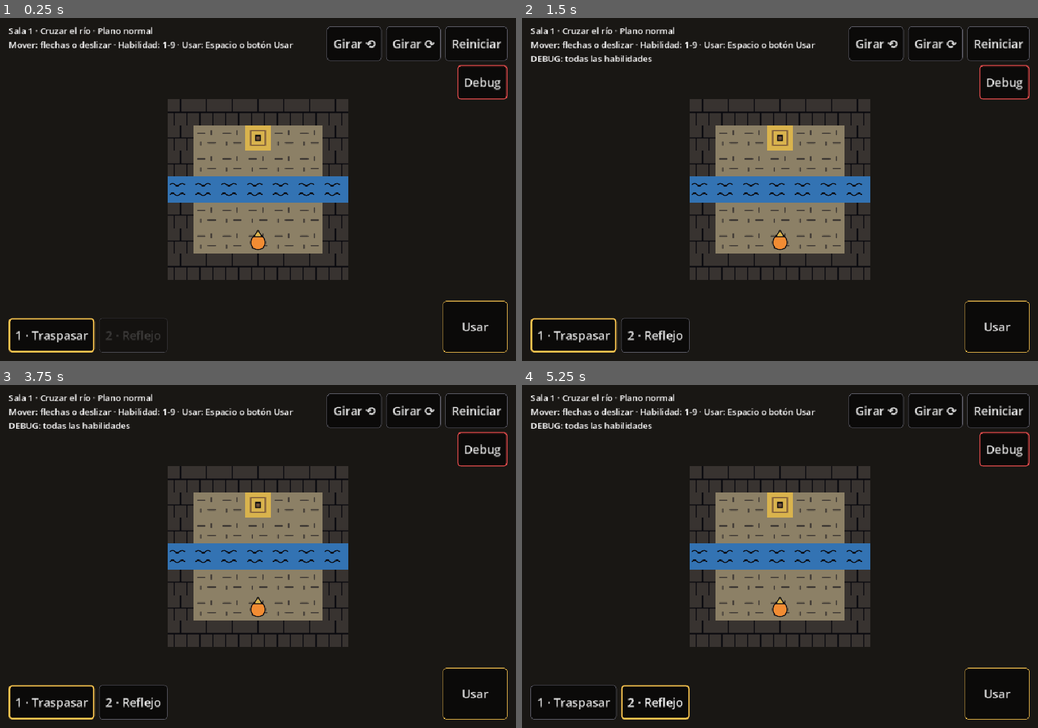
Above: before the commit, frames 1-4 (two rows, left to right).
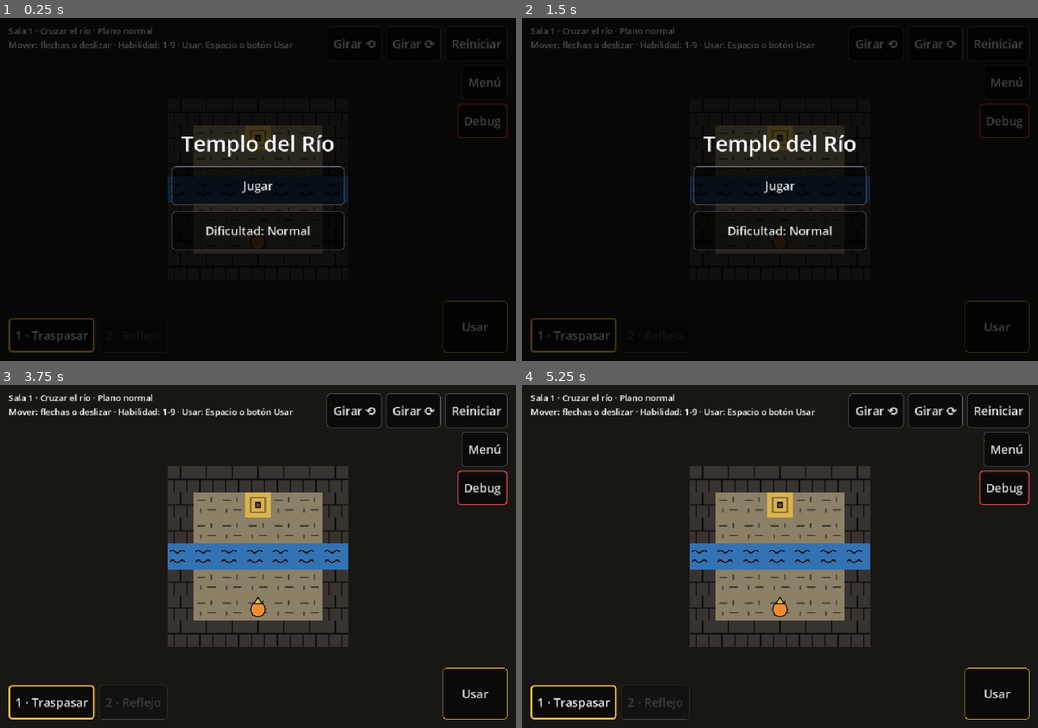
Above: after the commit, the same moments.

Repository: AngeloCS19/Juego
Game: Godot game, scene res://main.tscn
Two runs of this game, one before a commit and one after it. Both use one fixed random seed, a clock stepped at 60 frames per second and the inputs below.
Inputs (mouse positions are in pixels of both pictures, inside the frame that each line leads up to):
- Up to frame 1 (0.25 s): no input
- Up to frame 2 (1.5 s): click (1007, 83) at 0.5 s, where only the run after the commit has a clickable "Menú"; click "Reiniciar" at 1.25 s
- Up to frame 3 (3.75 s): click "Reiniciar" at 2 s; click "Reiniciar" at 2.75 s; click (258, 553) at 3.5 s, where only the run after the commit has a clickable "Jugar"
- Up to frame 4 (5.25 s): click "1 · Traspasar" at 4.25 s; click "2 · Reflejo" (after the commit: "1 · Traspasar") at 5 s

The runs differ from the first frame. In frame 1, 20% of the frame differs, in the area x 1-99%, y 2-98%; in frame 2, 20%; in frame 3, 1.0%; in frame 4, 1.4%.

Commit message:
Mecánica: Narciso en tiempo real, menús, derrota y prendas opcionales
- Normal y difícil son en tiempo real; normal es más lento.
- Narciso rompe cada tanto las piedras sin marcar y las vuelve a lanzar.
- Arenas del jefe simétricas (3 filas por lado).
- Menú inicial, pausa (Esc o botón Menú) con la dificultad, y ventana de derrota.
- Prendas opcionales: la salida siempre abre, el altar solo trae las recogidas
  y tiene salida aunque no se complete.

Co-Authored-By: Claude Opus 5.5 (1M context) <noreply@anthropic.com>
Claude-Session: https://claude.ai/code/session_01QNBHx1TncRg12kocjdi3BF

Diff:
--- a/salas/rio_altar.json
+++ b/salas/rio_altar.json
@@ -4,7 +4,7 @@
 	"exterior": true,
 	"mapa": [
 		"###########",
-		"#.........#",
+		"#.........E",
 		"#.........#",
 		"#.........#",
 		"#.........#",
@@ -31,5 +31,5 @@
 		"cinto": [4, 9],
 		"sandalias": [5, 8]
 	},
-	"solucion": "UUUREEEFLLLDDREEDRUEFDRRRRRULEEEFRURRULEEULDEF"
+	"solucion": "UUUREEEFLLLDDREEDRUEFDRRRRRULEEEFRURRULEEULDEFURRRR"
 }
--- a/salas/rio_jefe.json
+++ b/salas/rio_jefe.json
@@ -12,10 +12,9 @@
 				"#.............#",
 				"#.............#",
 				"#.............#",
-				"#.............#",
 				"###############"
 			],
-			"jugador": [7, 8],
+			"jugador": [7, 7],
 			"plano_espiritual": { "tipo": "reflexion", "eje": "horizontal", "valor": 4 },
 			"piedras": [{ "pos": [7, 6] }],
 			"camino": [[2, 2], [3, 2], [4, 2], [5, 2], [6, 2], [7, 2], [8, 2], [9, 2], [10, 2], [11, 2], [12, 2], [11, 2], [10, 2], [9, 2], [8, 2], [7, 2], [6, 2], [5, 2], [4, 2], [3, 2]],
@@ -34,10 +33,9 @@
 				"#.............#",
 				"#.............#",
 				"#.............#",
-				"#.............#",
 				"###############"
 			],
-			"jugador": [7, 8],
+			"jugador": [7, 7],
 			"plano_espiritual": { "tipo": "reflexion", "eje": "horizontal", "valor": 4 },
 			"piedras": [{ "pos": [6, 6] }],
 			"camino": [[3, 1], [4, 1], [5, 1], [6, 1], [7, 1], [8, 1], [9, 1], [10, 1], [11, 1], [11, 2], [11, 3], [10, 3], [9, 3], [8, 3], [7, 3], [6, 3], [5, 3], [4, 3], [3, 3], [3, 2]],
@@ -68,5 +66,5 @@
 			"golpes": 2
 		}
 	],
-	"solucion": "UUFUUUUUUUPPULLLFLLLLLLLLLLLLLLLLLLLLLLLPULUEFUUUUUUUUUUUUUUUUUUUUUUUUUPPULLDLFLLLLPRRFRRRPPURRRULEFLLLLLLLLLLLLLLLLLLP"
+	"solucion": "UFUUUUUUUUPPULLLDULLFLLLLLLLLLLLLLLLLLLLLLLLPLUEFUUUUUUUUUUUUUUUUUUUUUUUUUUPPRRREREFRRRRRRRRRRRRRRRRRRRRRRRPRRFRRRPPURRRULEDDDDDDDUUUURULEDDDDDDDUUUURULEDDDDUUURRRRULEFLLLLLLLLLLLLLLLLLPPDDDDDRULEFP"
 }
--- a/scripts/main.gd
+++ b/scripts/main.gd
@@ -31,7 +31,8 @@
 const FONDO_ESPIRITUAL := Color(0.03, 0.06, 0.12)
 const UMBRAL_DESLIZAR := 30.0  # píxeles: un toque que se mueve menos que esto no es deslizar
 const TIEMPO_EMPUJE := 0.3  # segundos que hay que sostener la dirección para empujar una piedra
-const RITMO_DIFICIL := 0.6  # segundos por turno de Narciso (jefe y huida) en dificultad difícil
+const RITMO_NORMAL := 1.0  # segundos por turno de Narciso (jefe y huida) en dificultad normal
+const RITMO_DIFICIL := 0.6  # en difícil se mueve más rápido y sus piedras caen antes
 const ID_HABILIDADES := 1000  # opción "Todas las habilidades" del menú debug; las salas usan su índice
 const TECLAS_DIRECCION := {
 	KEY_UP: Vector2i.UP, KEY_W: Vector2i.UP, KEY_DOWN: Vector2i.DOWN, KEY_S: Vector2i.DOWN,
@@ -48,10 +49,11 @@
 var _empuje := 0.0  # cuánto tiempo lleva sostenida la dirección hacia una piedra
 var _tween_giro: Tween
 var _todas_habilidades := false  # modo debug: todas las habilidades en cualquier sala
-var dificil := false  # dificultad del jefe: normal es por turnos, difícil en tiempo real
+var dificil := false  # dificultad de Narciso: en las dos se mueve solo, en difícil más rápido
 var _derrotas := 0  # derrotas seguidas ante Narciso en difícil
 var _marcador: Label  # corazones y pétalos durante el jefe
-var _boton_dificultad: Button
+var _menu: Menu
+var _empezada := false  # si ya se tocó Jugar: el menú inicial ofrece Continuar
 var prendas: Array[String] = []  # prendas de Narciso que el jugador ya sacó de su sala
 
 @onready var pivote: Node2D = $Pivote
@@ -59,6 +61,10 @@
 
 
 func _ready() -> void:
+	# Con un menú abierto el juego se pausa (get_tree().paused). Main y la interfaz siguen
+	# funcionando (ALWAYS) para atender los botones; la sala, dentro de Pivote, se detiene con todo y su reloj.
+	process_mode = Node.PROCESS_MODE_ALWAYS
+	pivote.process_mode = Node.PROCESS_MODE_PAUSABLE
 	var lista: Array[Habilidad] = [Traspasar.new(), Reflejo.new()]
 	barra = BarraHabilidades.new(lista)
 	barra.pedida.connect(_elegir)
@@ -66,6 +72,7 @@
 	get_viewport().size_changed.connect(_centrar)
 	_centrar()
 	_cargar_sala()
+	_menu_inicio()
 
 
 ## Controles en pantalla para jugar con el dedo (o con el mouse en la PC).
@@ -90,9 +97,9 @@
 	var esquina := VBoxContainer.new()
 	esquina.add_theme_constant_override("separation", 8)
 	esquina.add_child(acciones)
-	_boton_dificultad = BarraHabilidades.crear_boton("", _cambiar_dificultad)
-	_boton_dificultad.size_flags_horizontal = Control.SIZE_SHRINK_END
-	esquina.add_child(_boton_dificultad)
+	var boton_menu := BarraHabilidades.crear_boton("Menú", _menu_pausa)  # en el celular no hay Esc
+	boton_menu.size_flags_horizontal = Control.SIZE_SHRINK_END
+	esquina.add_child(boton_menu)
 	if OS.is_debug_build():
 		var debug := _crear_menu_debug()
 		debug.size_flags_horizontal = Control.SIZE_SHRINK_END
@@ -107,6 +114,9 @@
 	_marcador.mouse_filter = Control.MOUSE_FILTER_IGNORE
 	_marcador.add_theme_color_override("font_color", Color(1, 0.85, 0.5))
 	pantalla.add_child(_marcador)  # va justo debajo del texto de arriba (ver _process)
+
+	_menu = Menu.new()
+	$Interfaz.add_child(_menu)  # se agrega al final para quedar encima de todo
 
 
 ## Menú solo para el desarrollador: saltar a cualquier sala y desbloquear todas las habilidades.
@@ -165,15 +175,16 @@
 	sala.caida.connect(_on_caida)
 	sala.prenda_recogida.connect(_on_prenda_recogida)
 	pivote.add_child(sala)
-	# La dificultad solo existe donde Narciso actúa: el jefe y la huida.
-	var con_narciso := sala is SalaJefe or sala is SalaHuida
-	_boton_dificultad.visible = con_narciso
-	if con_narciso:
+	# Donde Narciso actúa (jefe y huida) el tiempo corre solo; la dificultad elige qué tan rápido.
+	if sala is SalaJefe or sala is SalaHuida:
 		sala.derrota.connect(_on_derrota)
-		sala.usar_tiempo_real(dificil, RITMO_DIFICIL)
+		sala.usar_tiempo_real(true, _ritmo())
 	if sala is SalaJefe:
 		sala.golpeado.connect(func(): etiqueta.text += "\nNarciso se vio en el reflejo y perdió pétalos.")
-	_pintar_dificultad()
+		sala.rompio.connect(func(): etiqueta.text += "\nNarciso rompió las piedras sin marcar.")
+	if sala is SalaAltar:
+		sala.usar_prendas(prendas)
+		sala.descanso.connect(func(): etiqueta.text += "\nNarciso por fin se ve vestido, y su alma descansa: crece un narciso.")
 	var todas := ["traspasar", "reflejo"]
 	barra.configurar(todas if _todas_habilidades else sala.datos.get("habilidades", todas))
 	_on_plano_cambiado(false)
@@ -182,6 +193,14 @@
 # shortcut: teclas fijas en código; pasarlas al Mapa de Entrada del proyecto cuando haya control de mando.
 func _unhandled_input(evento: InputEvent) -> void:
 	if not (evento is InputEventKey and evento.pressed and not evento.echo):
+		return
+	if evento.keycode == KEY_ESCAPE:
+		if _menu.visible:
+			_seguir()
+		else:
+			_menu_pausa()
+		return
+	if _menu.visible:
 		return
 	if evento.keycode in TECLAS_DIRECCION:
 		_mover(TECLAS_DIRECCION[evento.keycode])
@@ -242,6 +261,8 @@
 func _process(delta: float) -> void:
 	_marcador.text = sala.estado()
 	_marcador.position = etiqueta.position + Vector2(0, etiqueta.size.y)
+	if _menu.visible:
+		return
 	var dir := _a_mundo(_direccion_sostenida())
 	if dir != Vector2i.ZERO and dir == sala.mirando and sala.hay_empujable_enfrente():
 		_empuje += delta
@@ -298,31 +319,84 @@
 		etiqueta.text += "\nDEBUG: todas las habilidades"
 
 
-func _on_caida() -> void:
-	etiqueta.text += "\nCaíste: volviste al plano normal sobre el vacío o el agua."
-
-
-func _cambiar_dificultad() -> void:
+## Abre una ventana del menú y pausa el juego.
+func _abrir(titulo: String, texto: String, opciones: Array) -> void:
+	get_tree().paused = true
+	_dedo_abajo = false
+	_menu.mostrar(titulo, texto, opciones)
+
+
+func _seguir() -> void:
+	_menu.hide()
+	get_tree().paused = false
+
+
+func _menu_inicio() -> void:
+	var opciones := []
+	if _empezada:
+		opciones.append(["Continuar", _seguir])
+		opciones.append(["Empezar de nuevo", _nueva_partida])
+	else:
+		opciones.append(["Jugar", func(): _empezada = true; _seguir()])
+	opciones.append([_texto_dificultad(), _cambiar_dificultad.bind(_menu_inicio)])
+	_abrir("Templo del Río", "", opciones)
+
+
+func _menu_pausa() -> void:
+	_abrir("Pausa", "Esc o el botón Menú abren esta ventana.", [
+		["Seguir", _seguir],
+		[_texto_dificultad(), _cambiar_dificultad.bind(_menu_pausa)],
+		["Menú inicial", _menu_inicio],
+	])
+
+
+## Perder siempre muestra esta ventana. La sala (o la fase, o el tramo) ya volvió a empezar,
+## así que Reintentar solo cierra la ventana: ese es el punto de control.
+func _menu_derrota(motivo: String) -> void:
+	var opciones := [["Reintentar", _seguir], ["Menú inicial", _menu_inicio]]
+	if sala.tiempo_real:  # perdió contra Narciso: puede bajar la velocidad desde aquí
+		opciones.append([_texto_dificultad(), _cambiar_dificultad.bind(_menu_derrota.bind(motivo))])
+	_abrir("Derrota", motivo, opciones)
+
+
+func _nueva_partida() -> void:
+	indice = 0
+	prendas.clear()
+	set_process_unhandled_input(true)  # por si ya se había terminado el templo
+	_cargar_sala()
+	_seguir()
+
+
+func _texto_dificultad() -> String:
+	return "Dificultad: Difícil" if dificil else "Dificultad: Normal"
+
+
+## La dificultad solo cambia la velocidad de Narciso; las salas de puzzle no cambian.
+## "volver" vuelve a dibujar el menú desde donde se cambió, con el texto nuevo.
+func _cambiar_dificultad(volver: Callable) -> void:
 	dificil = not dificil
 	_derrotas = 0
-	sala.usar_tiempo_real(dificil, RITMO_DIFICIL)
-	_pintar_dificultad()
-
-
-func _pintar_dificultad() -> void:
-	_boton_dificultad.text = "Difícil" if dificil else "Normal"
+	if sala.tiempo_real:
+		sala.usar_tiempo_real(true, _ritmo())
+	volver.call()
+
+
+func _ritmo() -> float:
+	return RITMO_DIFICIL if dificil else RITMO_NORMAL
+
+
+func _on_caida() -> void:
+	_menu_derrota("Caíste: volviste al plano normal sobre el vacío o el agua.")
 
 
 ## Perder no castiga: después de varias derrotas seguidas en difícil se sugiere normal.
 func _on_derrota() -> void:
-	if sala is SalaHuida:
-		etiqueta.text += "\nNarciso te alcanzó: este tramo empieza otra vez."
-	else:
-		etiqueta.text += "\nNarciso te venció: la fase empieza otra vez."
+	var motivo := "Narciso te alcanzó: este tramo empieza otra vez." if sala is SalaHuida else "Narciso te venció: la fase empieza otra vez."
 	if dificil:
 		_derrotas += 1
 		if _derrotas >= 5:
-			etiqueta.text += "\n¿Muy rápido? Toca el botón Difícil para jugar en Normal, por turnos."
+			motivo += "\n¿Muy rápido? Prueba la dificultad Normal."
+	_menu_derrota(motivo)
 
 
 func _on_prenda_recogida(nombre: String) -> void:
@@ -331,11 +405,12 @@
 
 func _on_sala_completada() -> void:
 	# La prenda cuenta al salir de la sala: si el jugador cae y la sala se reinicia, hay que recogerla otra vez.
-	if sala.datos.has("prenda") and not sala.datos["prenda"]["nombre"] in prendas:
+	if sala.datos.has("prenda") and sala.prenda_tomada and not sala.datos["prenda"]["nombre"] in prendas:
 		prendas.append(sala.datos["prenda"]["nombre"])
 	indice += 1
 	if indice < SALAS.size():
 		_cargar_sala.call_deferred()  # diferido: la sala que avisa todavía está ejecutando su código
 	else:
 		set_process_unhandled_input(false)
-		etiqueta.text = "Narciso por fin se ve vestido, y su alma descansa: crece un narciso.\nTemplo del Río completado. Pronto: el espíritu que gira."
+		var cierre := "Narciso descansa en paz." if sala is SalaAltar and sala.en_paz else "El espíritu de Narciso sigue esperando sus prendas junto al estanque."
+		etiqueta.text = cierre + "\nTemplo del Río completado. Pronto: el espíritu que gira."
--- /dev/null
+++ b/scripts/menu.gd
@@ -0,0 +1,50 @@
+class_name Menu
+extends Control
+## Ventana sobre el juego: menú inicial, pausa y derrota. Cubre toda la pantalla y oscurece la sala,
+## así los toques no llegan al mapa mientras está abierta. Los botones son grandes para el dedo.
+
+var _titulo := Label.new()
+var _texto := Label.new()
+var _botones := VBoxContainer.new()
+
+
+func _init() -> void:
+	set_anchors_preset(Control.PRESET_FULL_RECT)
+	mouse_filter = Control.MOUSE_FILTER_STOP
+	var fondo := ColorRect.new()
+	fondo.color = Color(0, 0, 0, 0.7)
+	fondo.set_anchors_preset(Control.PRESET_FULL_RECT)
+	add_child(fondo)
+
+	var centro := CenterContainer.new()
+	centro.set_anchors_preset(Control.PRESET_FULL_RECT)
+	add_child(centro)
+	var columna := VBoxContainer.new()
+	columna.add_theme_constant_override("separation", 16)
+	centro.add_child(columna)
+
+	_titulo.add_theme_font_size_override("font_size", 40)
+	_titulo.horizontal_alignment = HORIZONTAL_ALIGNMENT_CENTER
+	columna.add_child(_titulo)
+	_texto.add_theme_font_size_override("font_size", 20)
+	_texto.horizontal_alignment = HORIZONTAL_ALIGNMENT_CENTER
+	_texto.autowrap_mode = TextServer.AUTOWRAP_WORD_SMART
+	_texto.custom_minimum_size.x = 420
+	columna.add_child(_texto)
+	_botones.add_theme_constant_override("separation", 12)
+	columna.add_child(_botones)
+	hide()
+
+
+## Muestra la ventana. "opciones" es una lista de [texto del botón, función que llama].
+func mostrar(titulo: String, texto: String, opciones: Array) -> void:
+	_titulo.text = titulo
+	_texto.text = texto
+	_texto.visible = texto != ""
+	for b in _botones.get_children():
+		b.queue_free()
+	for o in opciones:
+		var boton := BarraHabilidades.crear_boton(o[0], o[1])
+		boton.custom_minimum_size = Vector2(320, 72)
+		_botones.add_child(boton)
+	show()
--- a/scripts/sala.gd
+++ b/scripts/sala.gd
@@ -50,7 +50,7 @@
 var piedras: Array[Dictionary] = []  # cada una: {"pos": Vector2i, "fija": bool, "flota": bool, "marcada": bool}
 var mirando := Vector2i.UP  # hacia dónde mira el jugador (la casilla que apuntan las habilidades)
 var espiritual := false
-var prenda_tomada := true  # false mientras la sala tenga una prenda de Narciso sin recoger
+var prenda_tomada := true  # false mientras la sala tenga una prenda de Narciso sin recoger (es opcional)
 var tiempo_real := false  # dificultad difícil en el jefe: los turnos pasan solos
 var _reloj: Timer
 static var _siluetas := {}  # sprite -> su silueta blanca, se calcula una vez
@@ -137,8 +137,7 @@
 	if espiritual and not prenda_tomada and jugador == _vec(datos["prenda"]["pos"]):
 		prenda_tomada = true
 		prenda_recogida.emit(datos["prenda"]["nombre"])
-	# La salida queda sellada hasta recoger la prenda de la sala.
-	if celda(jugador) == "E" and prenda_tomada:
+	if celda(jugador) == "E":
 		completada.emit()
 
 
@@ -295,9 +294,8 @@
 			if espiritual:
 				_dibujar_casilla_espiritual(c)
 			else:
-				var sellada := celda(c) == "E" and not prenda_tomada
 				var tex: Texture2D = TEX_PASTO if celda(c) == "." and datos.get("exterior", false) else TEX_CASILLA[celda(c)]
-				draw_texture_rect(tex, _rect(c), false, Color(0.35, 0.35, 0.35) if sellada else Color.WHITE)
+				draw_texture_rect(tex, _rect(c), false)
 	if espiritual:
 		for t in transformaciones:
 			t.dibujar(self, TAM, tamano, CELESTE)
@@ -340,6 +338,6 @@
 		"^":
 			draw_rect(r, Color(COLOR_LAVA, 0.25))
 		"E":
-			draw_rect(r.grow(-4), Color(COLOR_SALIDA, 0.6 if prenda_tomada else 0.2), false, 2.0)
+			draw_rect(r.grow(-4), Color(COLOR_SALIDA, 0.6), false, 2.0)
 	if celda(c) != "v":
 		draw_rect(r, Color(CELESTE, 0.25), false, 1.0)
--- a/scripts/sala_altar.gd
+++ b/scripts/sala_altar.gd
@@ -9,12 +9,23 @@
 ##   "estatua": casilla de la estatua (una piedra fija que se dibuja como Narciso)
 ##   piedras con "prenda": las prendas, que se empujan como piedras
 ##   "reflejo_vestido": {"prenda": casilla} donde el reflejo vestido muestra cada prenda
-## Gana cuando todas las prendas están marcadas y su reflejo cae en su casilla.
+## Las prendas son opcionales: main.gd llama a usar_prendas() con las que el jugador recogió,
+## y la salida ("E") lleva al siguiente templo aunque el altar quede sin completar.
+## Narciso descansa cuando las cuatro prendas están marcadas y su reflejo cae en su casilla.
 
 const TEX_ESTATUA := preload("res://assets/sprites/estatua.svg")
 const TEX_FLOR := preload("res://assets/sprites/flor_narciso.svg")
 
+signal descanso  # las cuatro prendas están en su lugar
+
 var en_paz := false
+
+
+## Deja en el altar solo las prendas que el jugador trae.
+func usar_prendas(nombres: Array[String]) -> void:
+	datos = datos.duplicate()
+	datos["piedras"] = datos["piedras"].filter(func(p): return p["prenda"] in nombres)
+	reiniciar()
 
 
 func reiniciar() -> void:
@@ -38,17 +49,16 @@
 	if not en_paz and _vestida():
 		en_paz = true
 		queue_redraw()
-		completada.emit()
+		descanso.emit()
 
 
 func _vestida() -> bool:
 	var destinos: Dictionary = datos["reflejo_vestido"]
+	var puestas := 0
 	for p in piedras:
-		if p["prenda"] == "":
-			continue
-		if not p["marcada"] or transformaciones[0].aplicar(p["pos"]) != _vec(destinos[p["prenda"]]):
-			return false
-	return true
+		if p["prenda"] != "" and p["marcada"] and transformaciones[0].aplicar(p["pos"]) == _vec(destinos[p["prenda"]]):
+			puestas += 1
+	return puestas == destinos.size()
 
 
 func _tex_piedra(p: Dictionary) -> Texture2D:
--- a/scripts/sala_jefe.gd
+++ b/scripts/sala_jefe.gd
@@ -14,6 +14,7 @@
 ## "solucion" la juega en dificultad normal (un turno por acción).
 
 signal golpeado
+signal rompio  # Narciso rompió las piedras sin marcar
 
 const TEX_NARCISO := preload("res://assets/sprites/narciso.svg")
 const CORAZONES := 3
@@ -21,6 +22,7 @@
 const ATURDIDO := 3  # turnos que Narciso se queda quieto después de un golpe
 const MAX_PIEDRAS := 4  # para que la arena no se llene
 const MAX_MARCADAS := 2  # así no basta con marcar todas las piedras y traspasar al azar
+const CADA_ROMPER := 15  # cada cuántos turnos rompe las piedras sin marcar (así no basta con esperar)
 const NARANJA := Color(1.0, 0.55, 0.2)
 
 var todo: Dictionary  # el archivo completo; "datos" es la fase actual
@@ -76,6 +78,8 @@
 			_caer(s["pos"])
 			if corazones == 0:
 				return  # _caer() ya reinició la fase
+	if _turnos % CADA_ROMPER == 0:
+		_romper()
 	if _turnos % int(datos["cada_lanzamiento"]) == 0 and piedras.size() + sombras.size() < MAX_PIEDRAS:
 		var destino := _vec(datos["lanzamientos"][_lanzadas % datos["lanzamientos"].size()])
 		_lanzadas += 1
@@ -93,6 +97,16 @@
 		return
 	if piedra_en(c) < 0 and celda(c) == ".":
 		piedras.append({"pos": c, "fija": false, "flota": false, "marcada": false})
+
+
+## Rompe las piedras que no están marcadas; después las vuelve a lanzar, porque hay espacio.
+func _romper() -> void:
+	var rotas := piedras.filter(func(p): return not p["marcada"])
+	if rotas.is_empty():
+		return
+	for p in rotas:
+		piedras.erase(p)
+	rompio.emit()
 
 
 ## El golpe ocurre al pasar al plano espiritual: Traspasar es el gatillo.
--- a/tests/test_reflexion.gd
+++ b/tests/test_reflexion.gd
@@ -37,8 +37,8 @@
 	# La lava no se sobrevuela en el plano espiritual; se cruza sobre una piedra hundida.
 	_igual(_jugar("rio_11.json", "PRRRR").sala.jugador, Vector2i(4, 1), "la lava bloquea en el plano espiritual")
 	_igual(_jugar("rio_11.json", "DDDREEE").sala.piedras[0]["flota"], true, "una piedra empujada a la lava flota")
-	# La salida queda sellada hasta recoger la prenda, que solo se toma en el plano espiritual.
-	_igual(_jugar("rio_05.json", "UURRDEFUPUUUUU").completada, false, "sin la prenda la salida no se abre")
+	# La prenda es opcional: la salida se abre sin ella. Solo se toma en el plano espiritual.
+	_igual(_jugar("rio_05.json", "UURRDEFUPUUUUU").completada, true, "sin la prenda también se sale")
 	var con_prenda := _jugar("rio_05.json", "RRRULEEULDEFUPUUUUU")
 	_igual(con_prenda.sala.prenda_tomada, true, "la prenda se recoge en el plano espiritual")
 	# Jefe: una piedra que cae encima quita un corazón, y solo hay dos piedras marcadas a la vez.
@@ -47,14 +47,13 @@
 	jefe.mover(Vector2i.DOWN)  # contra el muro: solo gira, pero cuenta como turno
 	_igual(jefe.corazones, 2, "una piedra que cae encima quita un corazón")
 	for x in [5, 6, 8]:
-		jefe.piedras.append({"pos": Vector2i(x, 7), "fija": false, "flota": false, "marcada": false})
-	jefe.jugador = Vector2i(6, 8)
+		jefe.piedras.append({"pos": Vector2i(x, 6), "fija": false, "flota": false, "marcada": false})
 	for x in [5, 6, 8]:
-		jefe.jugador = Vector2i(x, 8)
+		jefe.jugador = Vector2i(x, 7)
 		jefe.mirando = Vector2i.UP
 		jefe.marcar_enfrente()
 	_igual(jefe.piedras.filter(func(p): return p["marcada"]).size(), 2, "el jefe solo permite dos piedras marcadas")
-	_igual(jefe.piedras[jefe.piedra_en(Vector2i(6, 7))]["marcada"] and jefe.piedras[jefe.piedra_en(Vector2i(8, 7))]["marcada"], true, "al marcar una tercera se desmarca la más vieja")
+	_igual(jefe.piedras[jefe.piedra_en(Vector2i(6, 6))]["marcada"] and jefe.piedras[jefe.piedra_en(Vector2i(8, 6))]["marcada"], true, "al marcar una tercera se desmarca la más vieja")
 	creados.append(jefe)
 	# Huida: Narciso deja lava donde pasa, y si alcanza al jugador el tramo vuelve a empezar.
 	var huida := _jugar("rio_huida_1.json", "RRRPPPP")  # tres pasos y cuatro cambios de plano sin moverse
@@ -66,7 +65,14 @@
 	_igual(alcanzado[0], true, "Narciso alcanza al jugador que no huye")
 	_igual(huida.sala.celda(Vector2i(1, 2)), ".", "al reiniciar el tramo la lava desaparece")
 	# Altar: con una prenda sin marcar el reflejo no está completo; las prendas no van al estanque.
-	_igual(_jugar("rio_altar.json", "UUUREEEFLLLDDREEDRUEFDRRRRRULEEEFRURRULEEULDE").completada, false, "el altar pide marcar todas las prendas")
+	_igual(_jugar("rio_altar.json", "UUUREEEFLLLDDREEDRUEFDRRRRRULEEEFRURRULEEULDE").sala.en_paz, false, "el altar pide marcar todas las prendas")
+	_igual(_jugar("rio_altar.json", "UUUREEEFLLLDDREEDRUEFDRRRRRULEEEFRURRULEEULDEF").sala.en_paz, true, "con las cuatro prendas Narciso descansa")
+	# Prendas opcionales: en el altar solo aparecen las recogidas, y se puede salir sin completarlo.
+	var altar: SalaAltar = _jugar("rio_altar.json", "").sala
+	var solo: Array[String] = ["corona", "cinto"]
+	altar.usar_prendas(solo)
+	_igual(altar.piedras.filter(func(p): return p["prenda"] != "").size(), 2, "el altar solo trae las prendas recogidas")
+	_igual(_jugar("rio_altar.json", "UUUURRRRRRRRR").completada, true, "del altar se sale sin completarlo")
 	_igual(_jugar("rio_altar.json", "RRRRRRRRUULDEE").sala.piedras[3]["pos"], Vector2i(8, 5), "una prenda no se empuja al estanque")
 	# Marcar dos veces la desmarca.
 	_igual(_jugar("rio_01.json", "RRUFFPUUUU").completada, false, "Reflejo dos veces desmarca la piedra")
Not shown, changed: README.md
